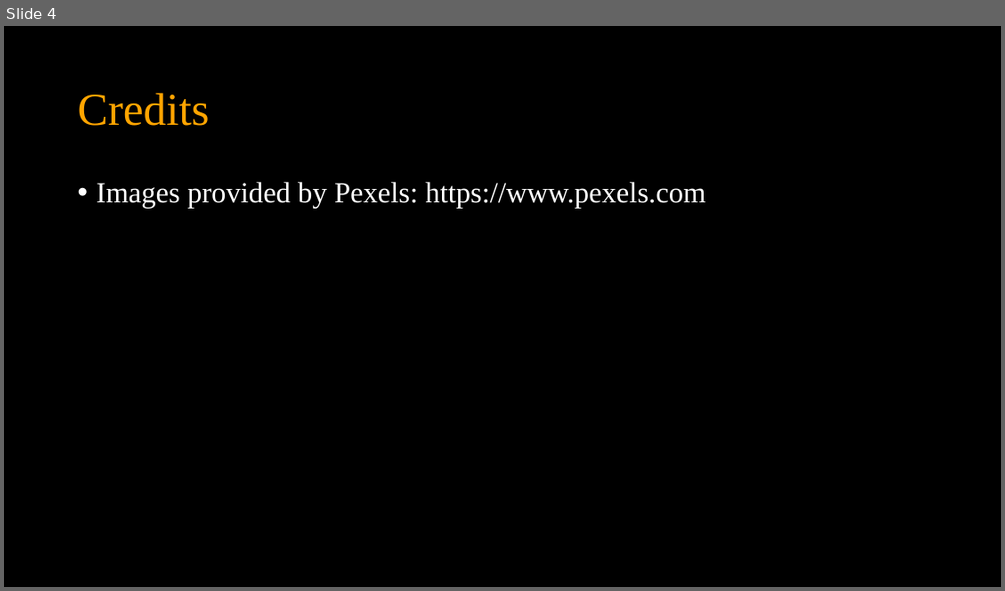
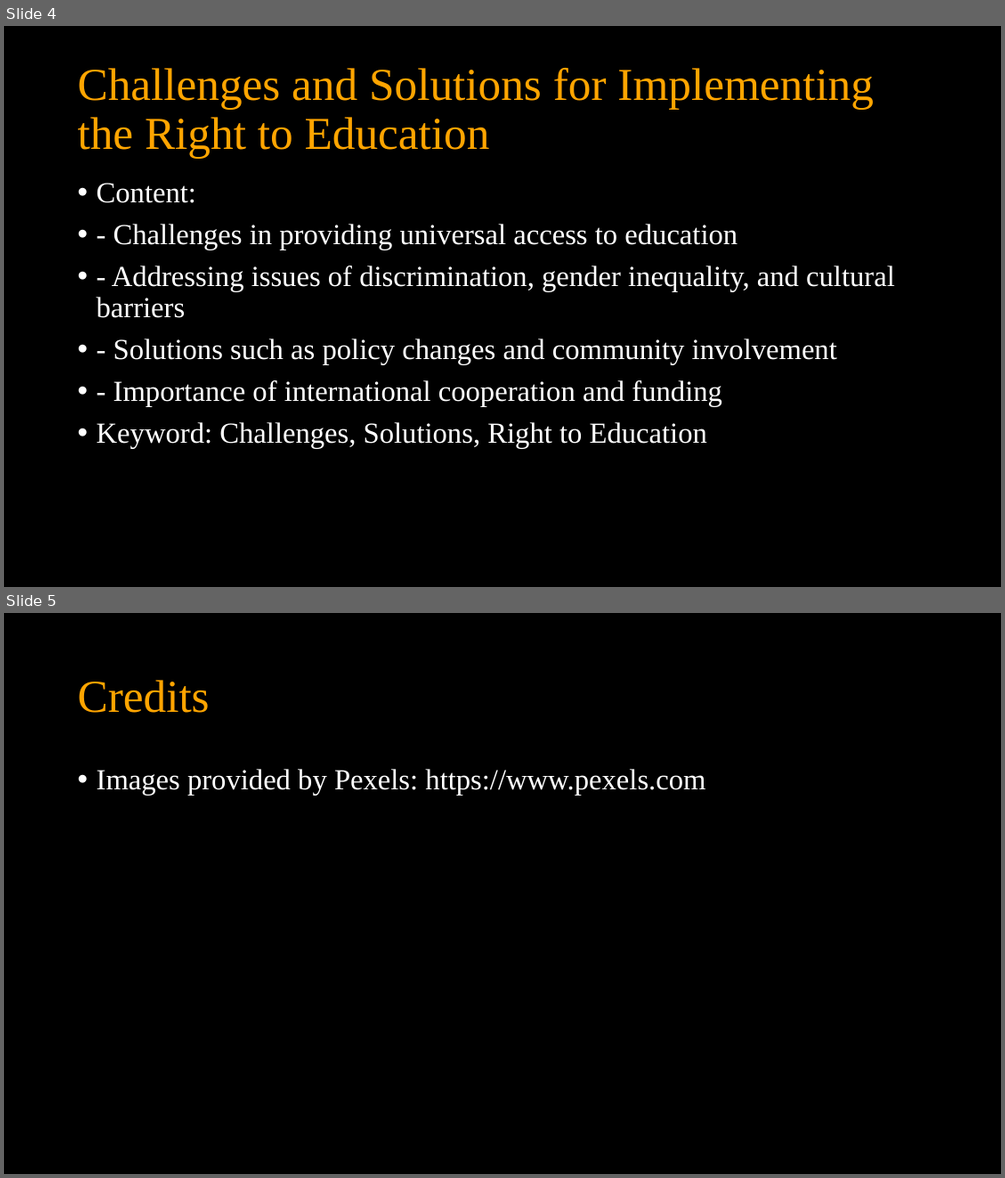
Before and after one commit to quirkycoder6/Rights-Rise2, a slide deck: PowerPoint_Generator/myapp/generated/generated_presentation.pptx. Shown one above the other, each under a label of ours: slide 4 before the commit, slides 4 and 5 after it. The pictures are 1005x591 and 1005x1178 pixels, drawn with LibreOffice and Linux fonts; fonts in the diff are those of the drawing. Boxes give left, top, right and bottom in pixels: in the first picture for what was removed or moved away, otherwise in the second. Text is boxed around its words. In the diff, an @@ line names an element or a change of style, - is before the commit and + after.

```diff
--- a/PowerPoint_Generator/myapp/generated/generated_presentation.pptx
+++ b/PowerPoint_Generator/myapp/generated/generated_presentation.pptx
@@ slide 4 added at [4,26,1001,587], background #000000 @@
@@ title added at [78,68,874,159], 66 pt, text #FFA500 @@
+Challenges and Solutions for Implementing the Right to Education
@@ text added at [97,183,895,449], 42 pt, text #FFFFFF @@
+• Content:
+• - Challenges in providing universal access to education
+• - Addressing issues of discrimination, gender inequality, and cultural barriers
+• - Solutions such as policy changes and community involvement
+• - Importance of international cooperation and funding
+• Keyword: Challenges, Solutions, Right to Education
@@ what was slide 4 is now slide 5 @@
```
Also in this commit, not shown: 3 slides changed, 10 other files.
